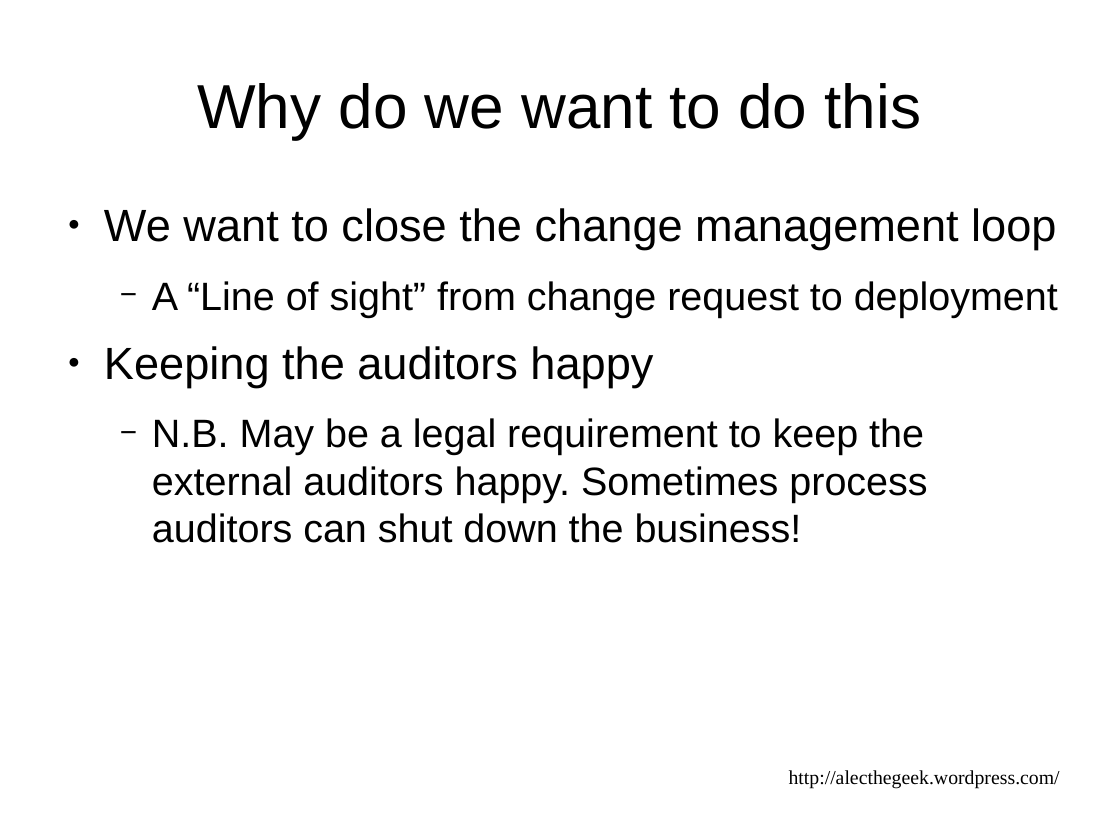
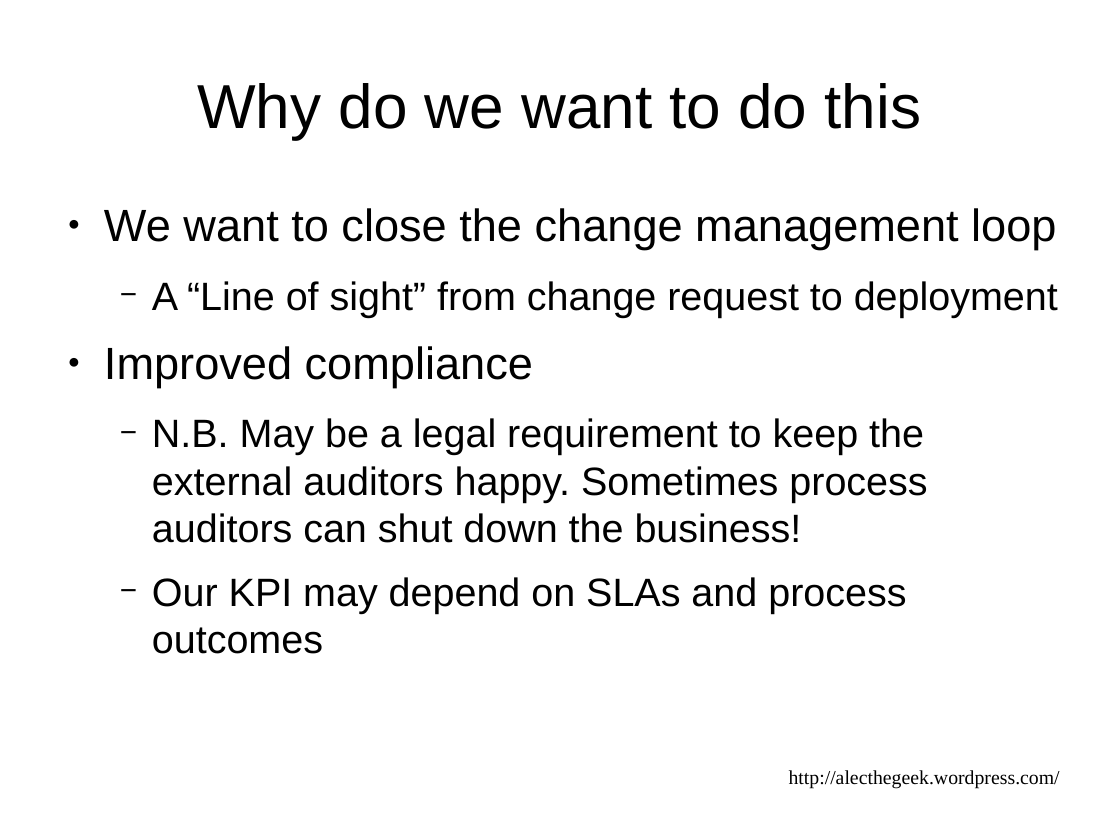
Before and after one commit to alecthegeek/gitbuilding, a slide deck: slide 16 of DevOpsDownUnderPresentation.odp. Drawn at 1120x840 pixels with LibreOffice and Linux fonts; fonts in the diff are those of the drawing. Boxes give left, top, right and bottom in pixels: in the first picture for what was removed or moved away, otherwise in the second. Text is boxed around its words. In the diff, an @@ line names an element or a change of style, - is before the commit and + after.

```diff
--- a/DevOpsDownUnderPresentation.odp
+++ b/DevOpsDownUnderPresentation.odp
@@ text at [104,346,533,387]: text changed @@
-● Keeping the auditors happy
+● Improved compliance
@@ text at [152,577,906,654]: paragraph added @@
+  − Our KPI may depend on SLAs and process outcomes
```
Also in this commit, not shown: 9 other slides changed, 5 other files.
